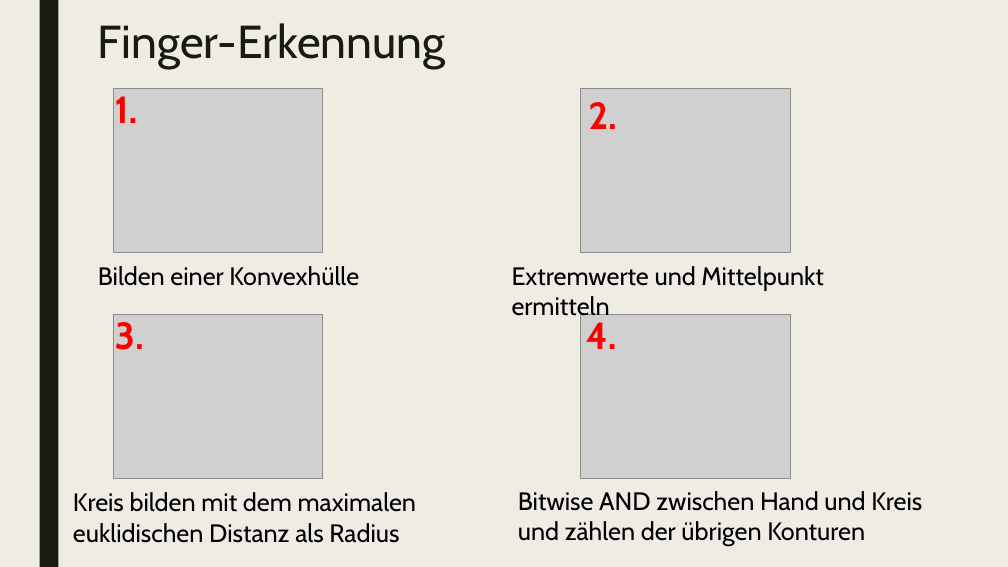
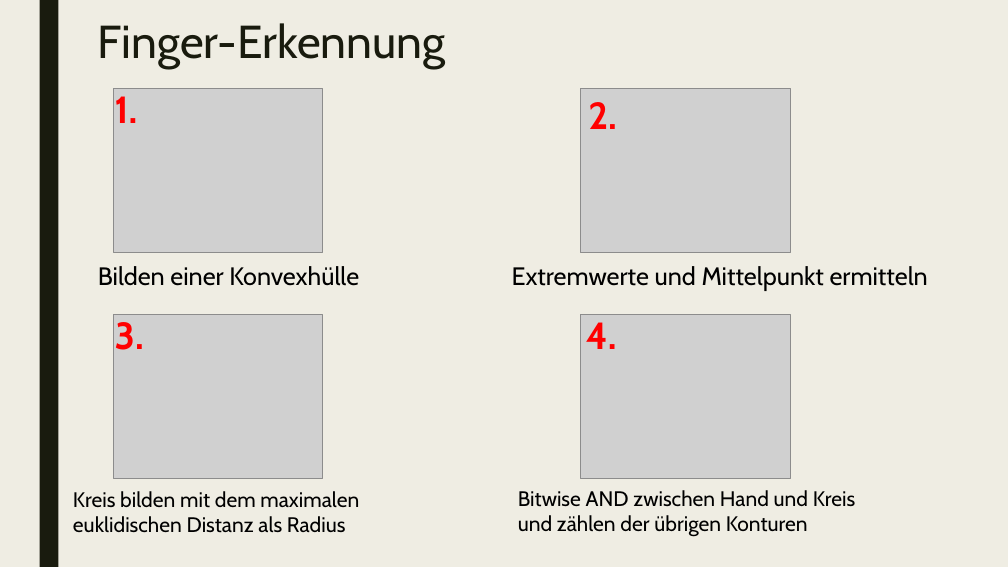
Before and after one commit to uol-mediaprocessing-201920/group-projects-hand-gesture, a slide deck: slide 18 of gesture_recognition.pptx (slide 19 before the commit). Drawn at 1008x567 pixels with LibreOffice and Linux fonts; fonts in the diff are those of the drawing; grey boxes stand for pictures. Boxes give left, top, right and bottom in pixels: in the first picture for what was removed or moved away, otherwise in the second. Text is boxed around its words. In the diff, an @@ line names an element or a change of style, - is before the commit and + after.

```diff
--- a/gesture_recognition.pptx
+++ b/gesture_recognition.pptx
@@ text "Extremwerte und Mittelpunkt ermitteln" rewrapped from bbox=[512, 266, 823, 321] to bbox=[512, 266, 928, 291] @@
@@ text "Kreis bilden mit dem maximalen ..." at bbox=[73, 491, 359, 533]: size 24 to 20 pt @@
@@ text "Bitwise AND zwischen Hand und ..." at bbox=[518, 490, 856, 537]: size 24 to 20 pt @@
```
Also in this commit, not shown: 5 other slides changed, 1 slide removed.
